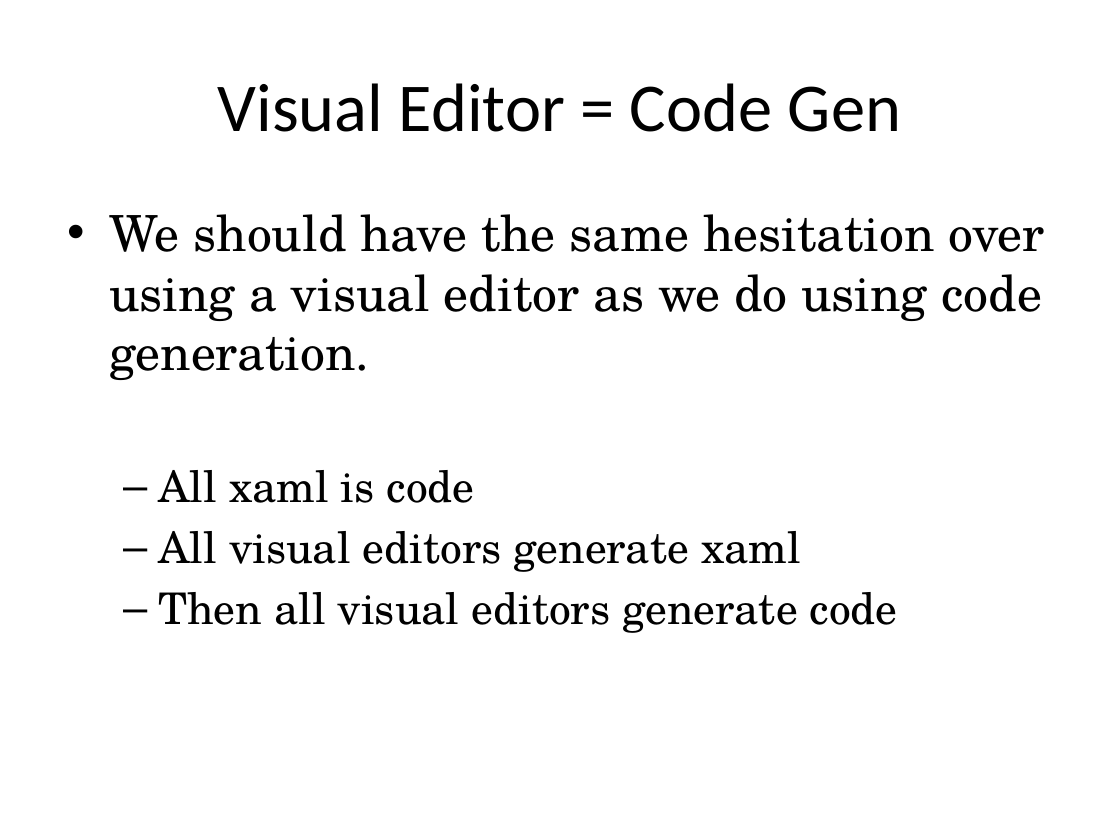
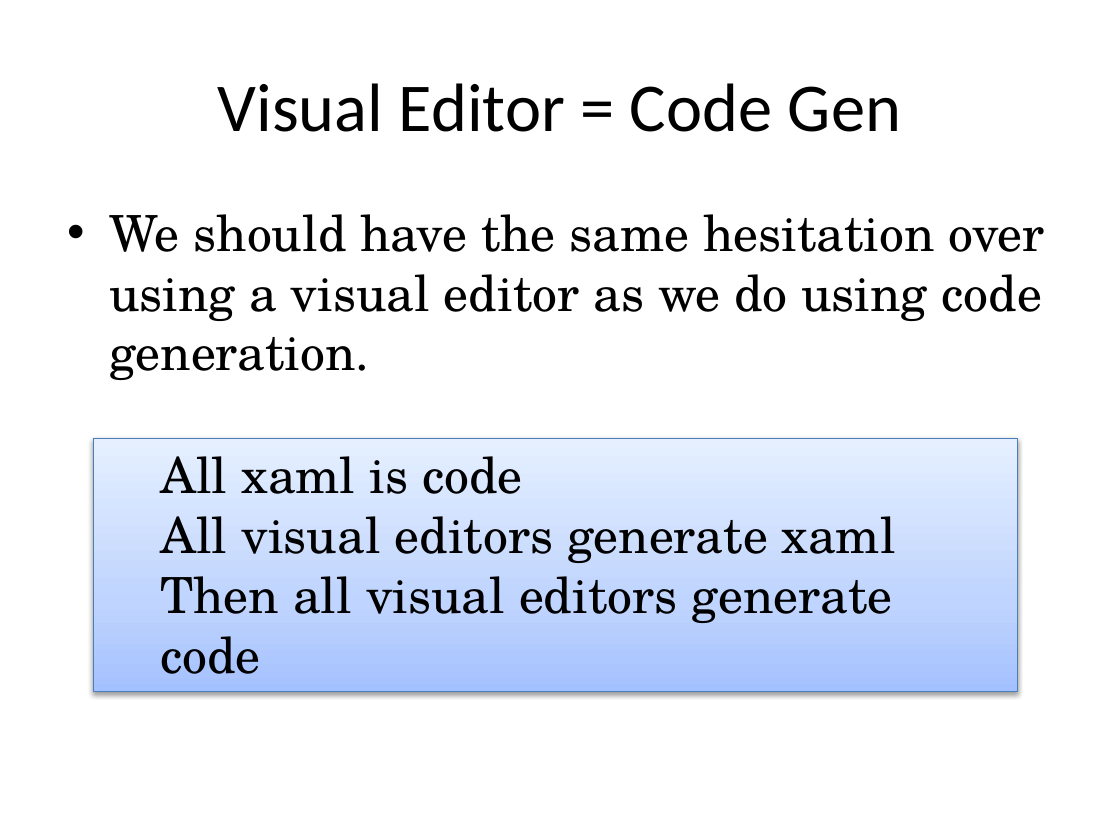
Before and after one commit to RookieOne/JBsWpfExamples, a slide deck: slide 62 of Adv WPF Workshop.pptx (slide 60 before the commit). Drawn at 1120x840 pixels with LibreOffice and Linux fonts; fonts in the diff are those of the drawing. Boxes give left, top, right and bottom in pixels: in the first picture for what was removed or moved away, otherwise in the second. Text is boxed around its words. In the diff, an @@ line names an element or a change of style, - is before the commit and + after.

```diff
--- a/Adv WPF Workshop.pptx
+++ b/Adv WPF Workshop.pptx
@@ rectangle added at [93,439,1017,692], fill gradient #A4C4FF to #BFD4FF to #E6EEFF, outline #4B7EBC 0.75 pt, 32 pt, text #000000 @@
+  All xaml is code
+  All visual editors generate xaml
+  Then all visual editors generate code
@@ text at [158,470,898,633]: paragraphs removed @@
-  – All xaml is code
-  – All visual editors generate xaml
-  – Then all visual editors generate code
```
Also in this commit, not shown: 2 other slides changed, 6 slides added, 1 slide removed.
